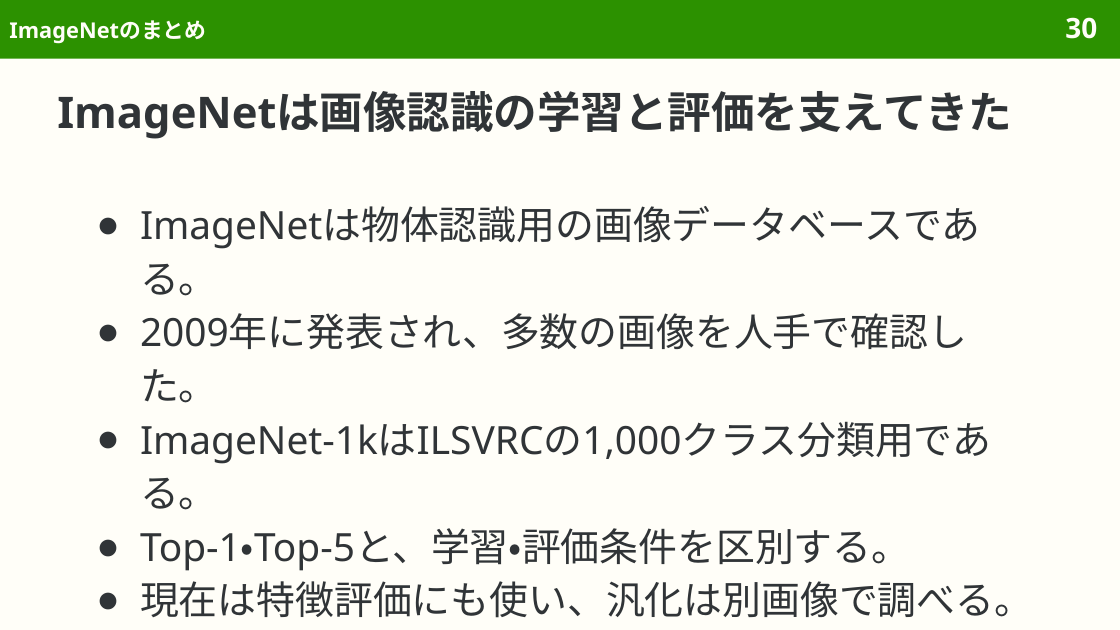
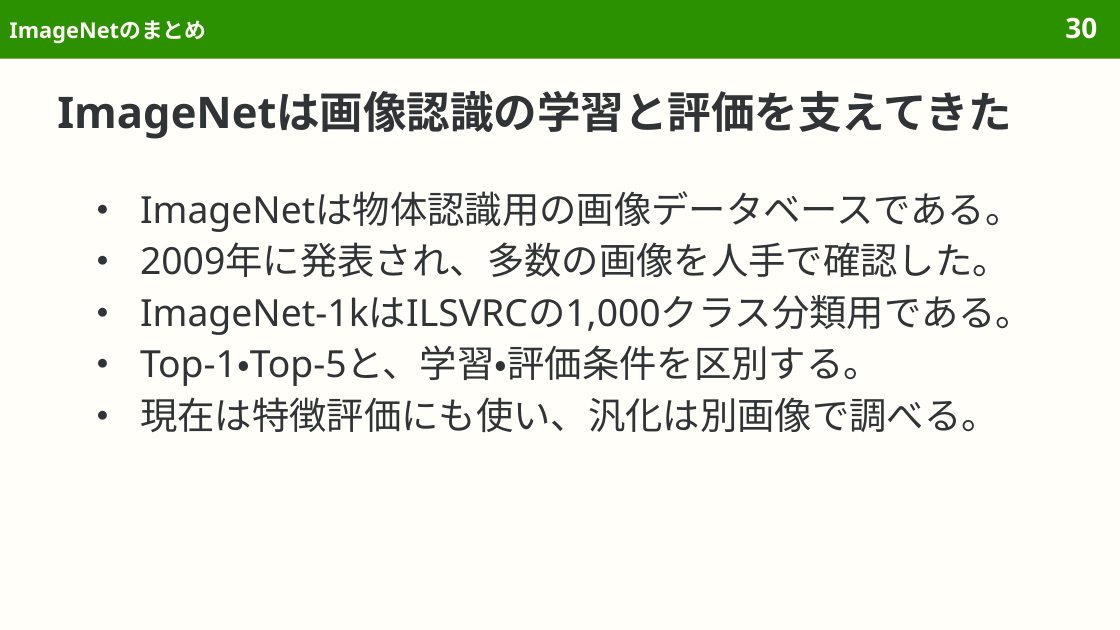
Before and after one commit to sasakiy84/datasets-in-10-minutes, a slide deck: slide 30 of slides/datasets-in-10-minutes-imagenet.pptx. Drawn at 1120x630 pixels with LibreOffice and Linux fonts; fonts in the diff are those of the drawing. Boxes give left, top, right and bottom in pixels: in the first picture for what was removed or moved away, otherwise in the second. Text is boxed around its words. In the diff, an @@ line names an element or a change of style, - is before the commit and + after.

Commit message:
Refine slide bullets, further reading, and SQuAD layout

```diff
--- a/slides/datasets-in-10-minutes-imagenet.pptx
+++ b/slides/datasets-in-10-minutes-imagenet.pptx
@@ text "ImageNetは物体認識用の画像データベースである。": place and size @@
-text "ImageNetは物体認識用の画像データベースである。" at box(140, 264, 1033, 618)
+text "ImageNetは物体認識用の画像データベースである。" at box(140, 191, 1033, 432)
@@ text "ImageNetは物体認識用の画像データベースである。" at box(140, 191, 1033, 432): size 25 to 24 pt @@
```
Also in this commit, not shown: 32 other slides changed, 1 slide added, 1 slide removed, 10 other files.
